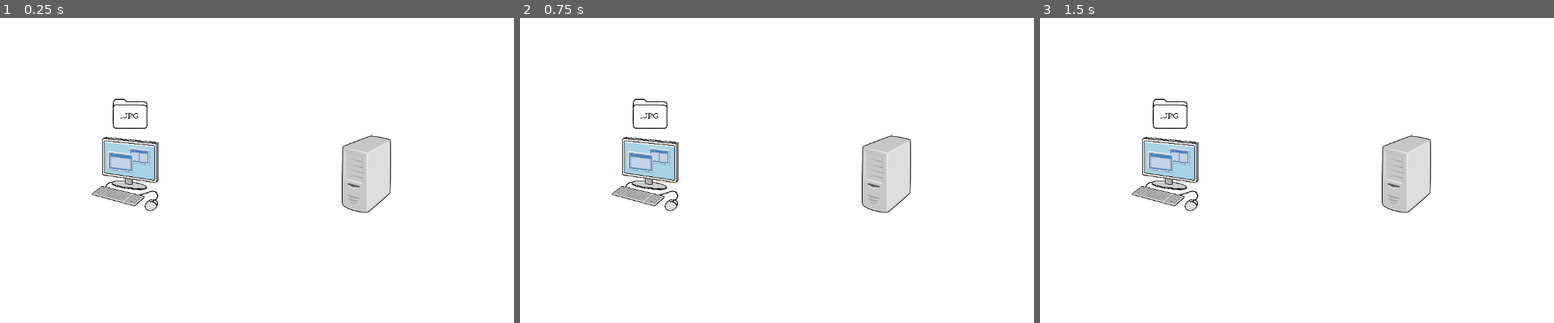
Above: before the commit, frames 1-3 (left to right).
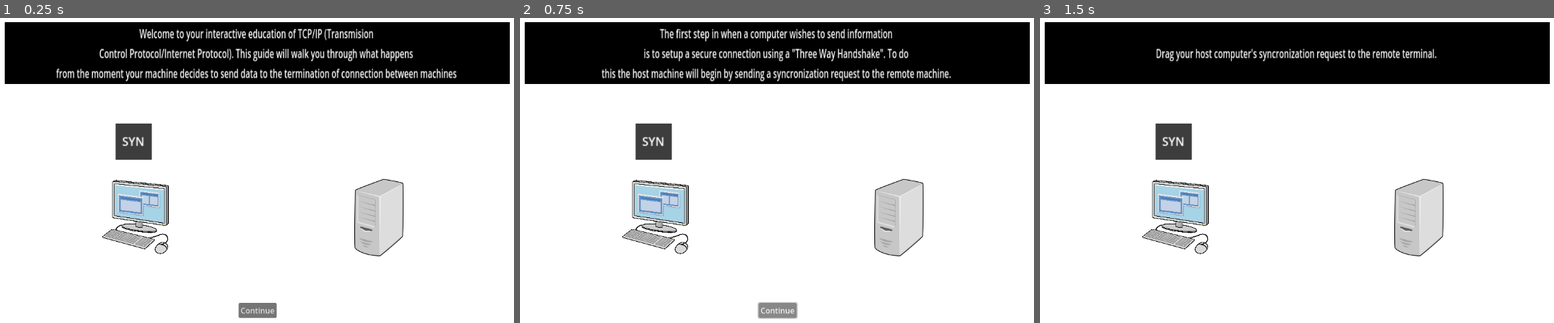
Above: after the commit, the same moments.

Repository: caw8592/TCP-IP-Hackathon
Game: Godot game, scene res://Levels/Step1/step_1_encapsulation.tscn
The game is run twice, just before and just after one commit, with the same random seed, the same clock (stepped at 60 frames per second) and the same inputs. Before the commit the project starts from res://Levels/Example/Level.tscn.
Inputs (mouse positions are in pixels of both pictures, inside the frame that each line leads up to):
- Up to frame 1 (0.25 s): no input
- Up to frame 2 (0.75 s): click (777, 310) at 0.5 s, where only the run after the commit has a clickable "Continue"
- Up to frame 3 (1.5 s): click (1297, 310) at 1.25 s, where only the run after the commit has a clickable "Continue"

The runs differ from the first frame. In frame 1, 28% of the frame differs, in the area x 0-100%, y 1-99%; in frame 2, 28%; in frame 3, 27%.

Commit message:
Step5 Complete

Diff:
--- /dev/null
+++ b/Levels/Step1/computer/computer_drop.gd
@@ -0,0 +1,11 @@
+extends StaticBody2D
+
+
+# Called when the node enters the scene tree for the first time.
+func _ready():
+	pass # Replace with function body.
+
+
+# Called every frame. 'delta' is the elapsed time since the previous frame.
+func _process(delta):
+	pass
--- a/Levels/Step4/DecapsulationTxT.gd
+++ b/Levels/Step4/DecapsulationTxT.gd
@@ -60,6 +60,8 @@
 		txt = "EXCELSIOR!!!!! Our data has finally made it to its destination. Were almost done
 		just one last thing to do...."
 		step += 1
+	elif step == 4:
+				get_tree().change_scene_to_file("res://Levels/Step5/step_5_termination.tscn")
 
 
 func _on_button_pressed():
--- /dev/null
+++ b/Levels/Step5/computer/computer.gd
@@ -0,0 +1,30 @@
+extends Node2D
+
+var draggable = false
+var dragging = false
+var droppable = false
+var dropLoc: Vector2
+var offset: Vector2
+var init: Vector2
+
+var test = false
+
+func _input(event):
+	if draggable:
+		if event is InputEventMouseButton:
+			if not test:
+				test = true
+				dragging = true
+				get_parent().get_node("Line").visible = false
+				get_parent().trigger_end()
+
+func _on_area_2d_mouse_entered():
+	if not dragging:
+		draggable = true
+		scale = Vector2(8.1, 8.1)
+
+
+func _on_area_2d_mouse_exited():
+	if not dragging:
+		draggable = false
+		scale = Vector2(8, 8)
--- /dev/null
+++ b/Levels/Step5/computer/computer.tscn
@@ -0,0 +1,21 @@
+[gd_scene load_steps=4 format=3 uid="uid://cwsm2jbm23av1"]
+
+[ext_resource type="Script" path="res://Levels/Step5/computer/computer.gd" id="1_d6po1"]
+[ext_resource type="Texture2D" uid="uid://dfuncfljmkawl" path="res://Levels/Example/computer/image_processing20200424-23023-1htrg5m.png" id="1_lrkn4"]
+
+[sub_resource type="RectangleShape2D" id="RectangleShape2D_aqunp"]
+
+[node name="Computer" type="Node2D"]
+script = ExtResource("1_d6po1")
+
+[node name="Sprite2D" type="Sprite2D" parent="."]
+scale = Vector2(0.01, 0.01)
+texture = ExtResource("1_lrkn4")
+
+[node name="Area2D" type="Area2D" parent="."]
+
+[node name="CollisionShape2D" type="CollisionShape2D" parent="Area2D"]
+shape = SubResource("RectangleShape2D_aqunp")
+
+[connection signal="mouse_entered" from="Area2D" to="." method="_on_area_2d_mouse_entered"]
+[connection signal="mouse_exited" from="Area2D" to="." method="_on_area_2d_mouse_exited"]
--- /dev/null
+++ b/Levels/Step5/computer/computer_drop.tscn
@@ -0,0 +1,15 @@
+[gd_scene load_steps=3 format=3 uid="uid://dbmrhlj7tpkxg"]
+
+[ext_resource type="Texture2D" uid="uid://dfuncfljmkawl" path="res://Levels/Example/computer/image_processing20200424-23023-1htrg5m.png" id="1_qvppl"]
+
+[sub_resource type="RectangleShape2D" id="RectangleShape2D_x6lse"]
+
+[node name="Computer" type="StaticBody2D"]
+metadata/_edit_group_ = true
+
+[node name="CollisionShape2D" type="CollisionShape2D" parent="."]
+shape = SubResource("RectangleShape2D_x6lse")
+
+[node name="Sprite2D" type="Sprite2D" parent="."]
+scale = Vector2(0.01, 0.01)
+texture = ExtResource("1_qvppl")
--- /dev/null
+++ b/Levels/Step5/machine/machine_drop.tscn
@@ -0,0 +1,15 @@
+[gd_scene load_steps=3 format=3 uid="uid://vdnsfg7wyr4s"]
+
+[ext_resource type="Texture2D" uid="uid://cau6lswdk2twm" path="res://Levels/Example/machine/server_f.webp" id="1_v8ui6"]
+
+[sub_resource type="RectangleShape2D" id="RectangleShape2D_1j1pi"]
+
+[node name="Machine" type="StaticBody2D"]
+metadata/_edit_group_ = true
+
+[node name="Sprite2D" type="Sprite2D" parent="."]
+scale = Vector2(0.0268226, 0.0270108)
+texture = ExtResource("1_v8ui6")
+
+[node name="CollisionShape2D" type="CollisionShape2D" parent="."]
+shape = SubResource("RectangleShape2D_1j1pi")
--- /dev/null
+++ b/Levels/Step5/step_5_termination.gd
@@ -0,0 +1,8 @@
+extends Node2D
+
+func _process(delta):
+	if $termination_label.get_step() >= 2:
+		$termination_label/Button.visible = false
+
+func trigger_end():
+	$termination_label.set_step(2)
--- /dev/null
+++ b/Levels/Step5/step_5_termination.tscn
@@ -0,0 +1,44 @@
+[gd_scene load_steps=5 format=3 uid="uid://dt6plcar76esf"]
+
+[ext_resource type="Script" path="res://Levels/Step5/step_5_termination.gd" id="1_iy5c8"]
+[ext_resource type="PackedScene" uid="uid://dexx5n2kplhmv" path="res://Levels/Step5/termination_label.tscn" id="1_li87s"]
+[ext_resource type="PackedScene" uid="uid://d363c88bd3ph5" path="res://Levels/Step1/machine/machine_drop.tscn" id="2_qadip"]
+[ext_resource type="PackedScene" uid="uid://cwsm2jbm23av1" path="res://Levels/Step5/computer/computer.tscn" id="3_cm1gh"]
+
+[node name="Step5_termination" type="Node2D"]
+script = ExtResource("1_iy5c8")
+
+[node name="ColorRect" type="ColorRect" parent="."]
+offset_right = 1153.0
+offset_bottom = 649.0
+
+[node name="termination_label" parent="." instance=ExtResource("1_li87s")]
+offset_left = 50.0
+offset_top = 10.0
+offset_right = 50.0
+offset_bottom = 10.0
+
+[node name="Button" type="Button" parent="termination_label"]
+layout_mode = 0
+offset_left = 477.0
+offset_top = 576.0
+offset_right = 556.0
+offset_bottom = 607.0
+text = "Continue"
+
+[node name="Machine" parent="." instance=ExtResource("2_qadip")]
+position = Vector2(830, 350)
+scale = Vector2(8, 8)
+
+[node name="Computer" parent="." instance=ExtResource("3_cm1gh")]
+position = Vector2(300, 350)
+scale = Vector2(8, 8)
+
+[node name="Line" type="ColorRect" parent="."]
+offset_left = 394.0
+offset_top = 355.0
+offset_right = 739.0
+offset_bottom = 363.0
+color = Color(0, 0, 0, 1)
+
+[connection signal="pressed" from="termination_label/Button" to="termination_label" method="_on_button_pressed"]
--- a/terminate_connectionTxT.gd
+++ b/Levels/Step5/terminate_connectionTxT.gd
@@ -6,17 +6,30 @@
 func _ready():
 	display_next()
 
-
 # Called every frame. 'delta' is the elapsed time since the previous frame.
 func _process(delta):
 	$Label.text = txt
+
+func get_step():
+	return step
+
+func set_step(x):
+	step = x
+	display_next()
 
 func display_next():
 	if step == 0:
 		txt = "Now for the final step. Once either machine is finished sending or recieving information
 		it will terminate the connection established by the three way handshake."
-	if step == 1:
-		txt = "Choose a machine to terminate the connection."
-	if step == 2:
+		step += 1
+	elif step == 1:
+		txt = "Click on the computer to terminate the connection."
+		step += 1
+	elif step == 2:
 		txt = "EXQUISITE!!!!!! youve completed our interactive guide on TCP/IP!
 		Thank You and Keep Learning! o7"
+		step += 1
+
+
+func _on_button_pressed():
+	display_next()
--- /dev/null
+++ b/Levels/Step5/termination_label.tscn
@@ -0,0 +1,27 @@
+[gd_scene load_steps=2 format=3 uid="uid://dexx5n2kplhmv"]
+
+[ext_resource type="Script" path="res://Levels/Step5/terminate_connectionTxT.gd" id="1_5aga0"]
+
+[node name="termination_label" type="Control"]
+layout_mode = 3
+anchors_preset = 15
+anchor_right = 1.0
+anchor_bottom = 1.0
+grow_horizontal = 2
+grow_vertical = 2
+script = ExtResource("1_5aga0")
+
+[node name="ColorRect" type="ColorRect" parent="."]
+offset_right = 150.0
+offset_bottom = 110.0
+scale = Vector2(6.97946, 1.16414)
+color = Color(0, 0, 0, 1)
+
+[node name="Label" type="Label" parent="."]
+offset_right = 1028.0
+offset_bottom = 80.0
+scale = Vector2(1.01596, 1.58724)
+text = "Test
+"
+horizontal_alignment = 1
+vertical_alignment = 1
--- a/project.godot
+++ b/project.godot
@@ -11,7 +11,7 @@
 [application]
 
 config/name="TCP/IP Learning Game"
-run/main_scene="res://Levels/Example/Level.tscn"
+run/main_scene="res://Levels/Step1/step_1_encapsulation.tscn"
 config/features=PackedStringArray("4.1", "Forward Plus")
 <<<<<<<Updatedupstreamrun/main_scene="res://Level/Example/Level.tscn"
 
Binary file added: Levels/Step5/computer/image_processing20200424-23023-1htrg5m.png
Not shown, added: Levels/Step5/computer/image_processing20200424-23023-1htrg5m.png.import
Binary file added: Levels/Step5/machine/server_f.webp
Not shown, added: Levels/Step5/machine/server_f.webp.import
